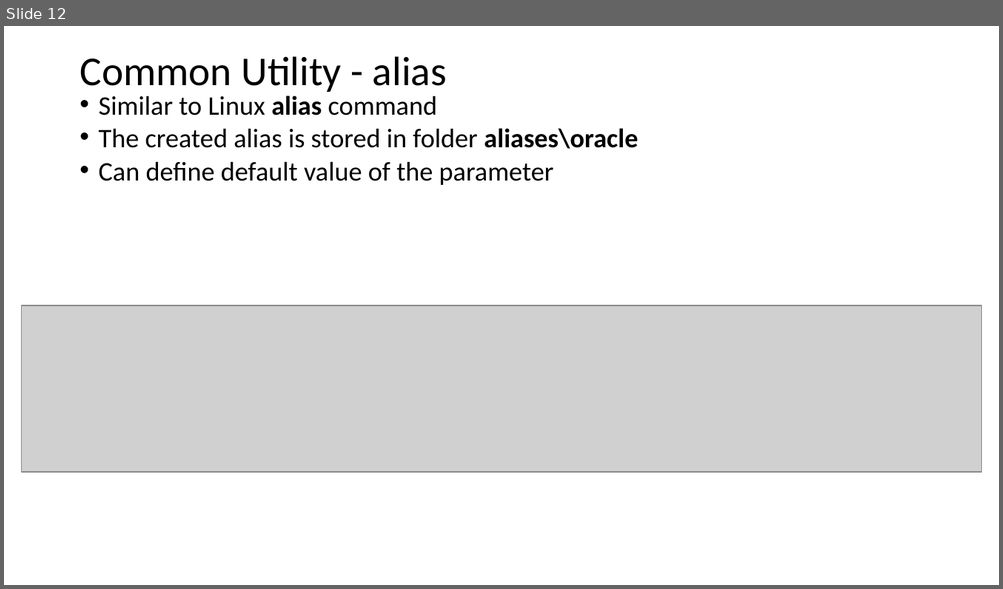
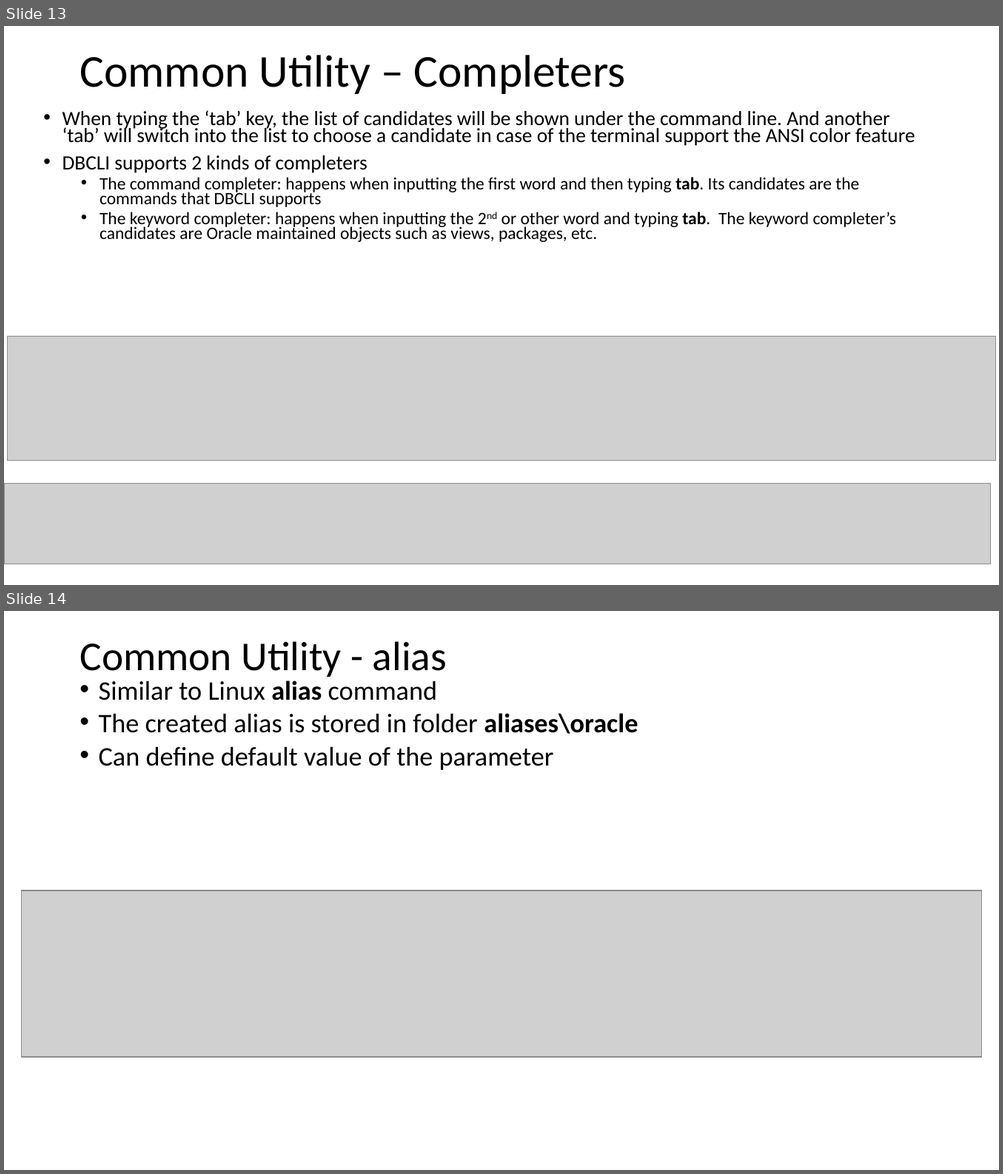
Before and after one commit to hyee/dbcli, a slide deck: docs/dbcli.pptx. Shown one above the other, each under a label of ours: slide 12 before the commit, slides 13 and 14 after it. The pictures are 1003x589 and 1003x1174 pixels, drawn with LibreOffice and Linux fonts; fonts in the diff are those of the drawing; grey boxes stand for pictures. Boxes give left, top, right and bottom in pixels: in the first picture for what was removed or moved away, otherwise in the second. Text is boxed around its words. In the diff, an @@ line names an element or a change of style, - is before the commit and + after.

Commit message:
-anew command out

```diff
--- a/docs/dbcli.pptx
+++ b/docs/dbcli.pptx
@@ slide 13 added at bbox=[4, 26, 999, 585], background #FFFFFF @@
@@ title added at bbox=[79, 55, 626, 94], 44 pt, text #000000 @@
+Common Utility – Completers
@@ text added at bbox=[62, 110, 915, 242], 16.8 pt, text #000000 @@
+• When typing the ‘tab’ key, the list of candidates will be shown under the command line. And another ‘tab’ will switch into the list to choose a candidate in case of the terminal support the ANSI color feature
+• DBCLI supports 2 kinds of completers
+  • The command completer: happens when inputting the first word and then typing tab. Its candidates are the commands that DBCLI supports
+  • The keyword completer: happens when inputting the 2nd or other word and typing tab. The keyword completer’s candidates are Oracle maintained objects such as views, packages, etc.
@@ picture added at bbox=[7, 336, 996, 461] @@
@@ picture added at bbox=[4, 483, 990, 564] @@
@@ what was slide 12 is now slide 14 @@
```
Also in this commit, not shown: 2 slides changed, 1 other slide added, 7 other files.
